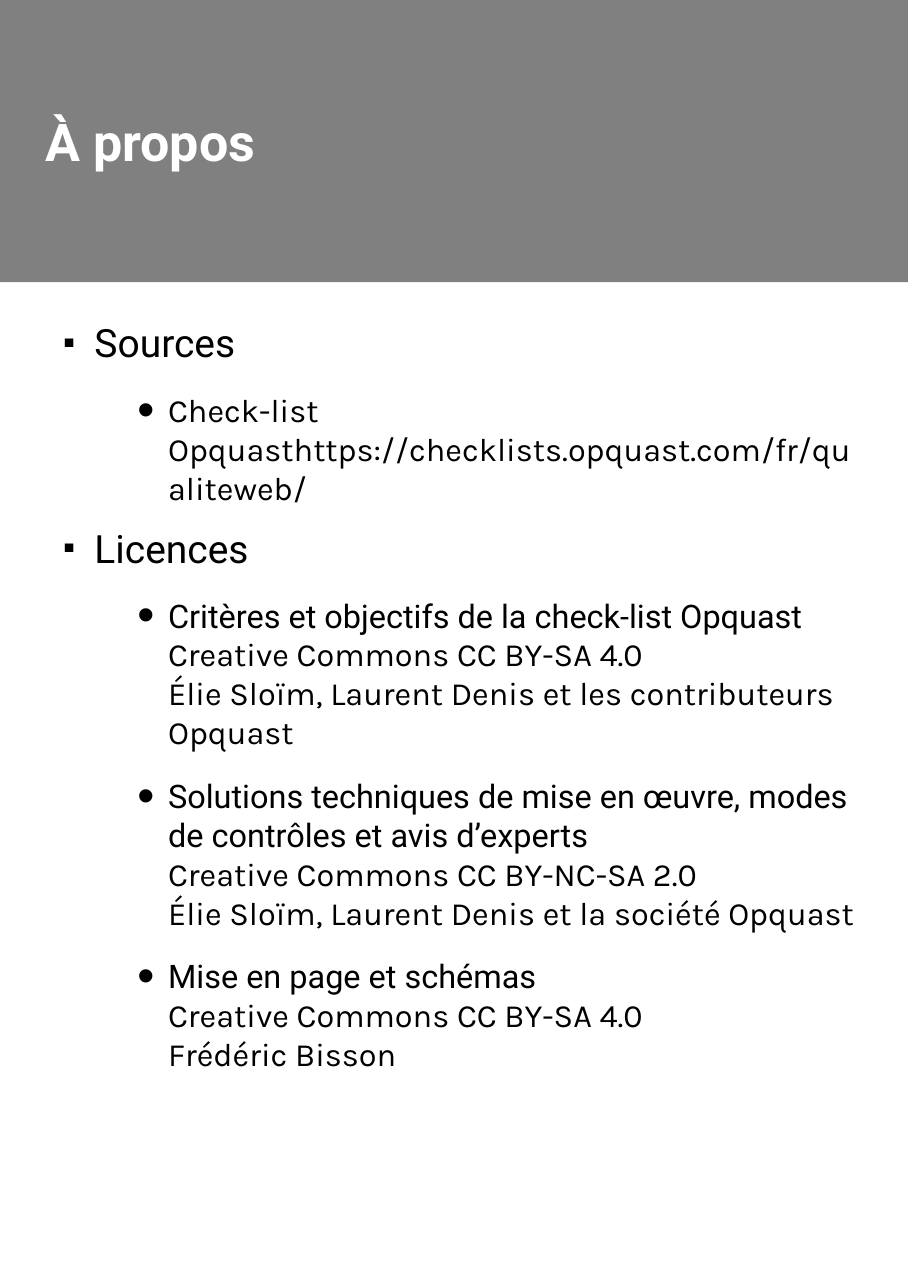
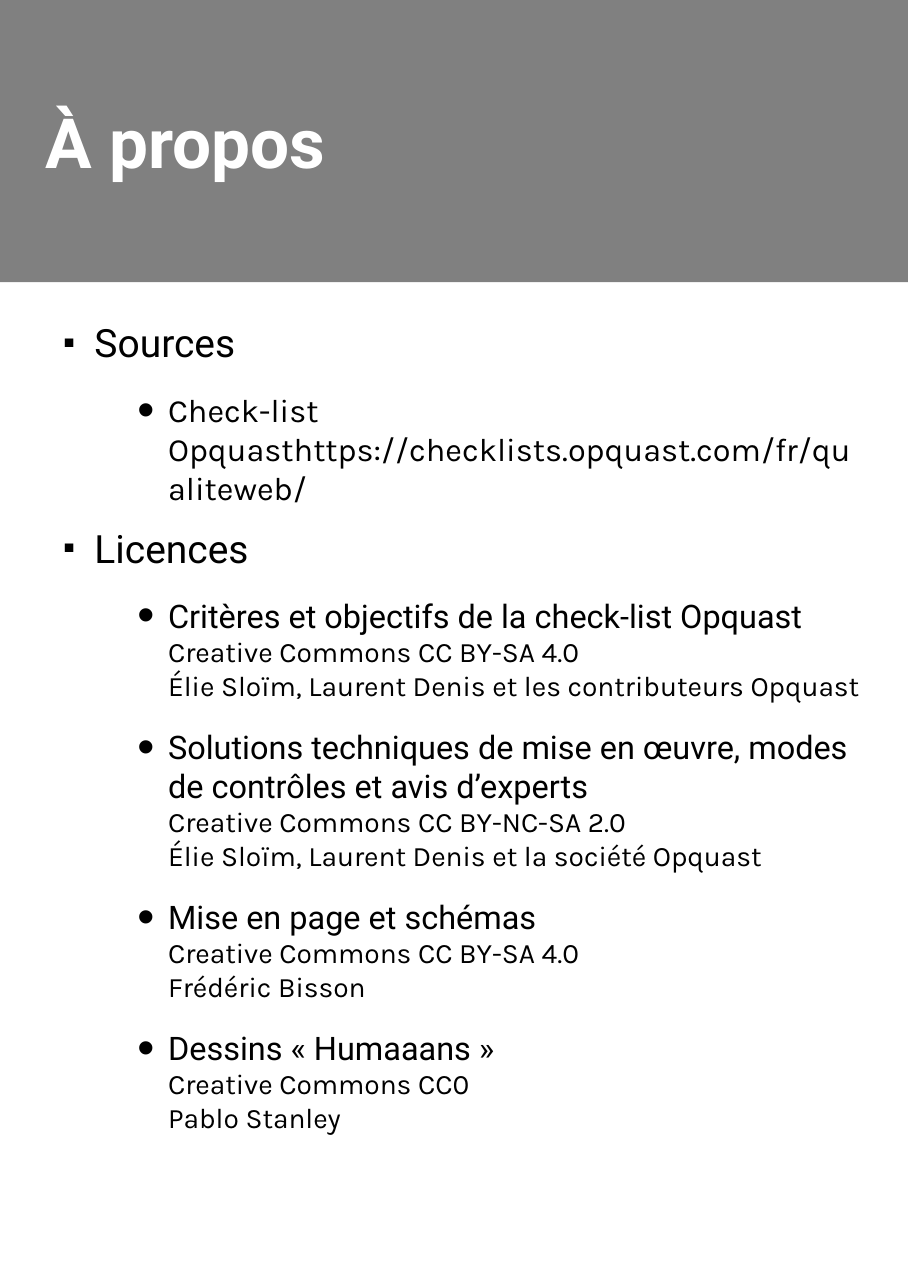
Before and after one commit to Zigazou/bonnes-pratiques-illustrees, a slide deck: slide 2 of bonnes-pratiques.odp. Drawn at 908x1288 pixels with LibreOffice and Linux fonts; fonts in the diff are those of the drawing. Boxes give left, top, right and bottom in pixels: in the first picture for what was removed or moved away, otherwise in the second. Text is boxed around its words. In the diff, an @@ line names an element or a change of style, - is before the commit and + after.

Commit message:
Quelques modifications sur la mise en page Ajout des dessins Humaaans de Pablo Stanley

```diff
--- a/bonnes-pratiques.odp
+++ b/bonnes-pratiques.odp
@@ title "À propos" at (45, 105, 325, 182): size 24 to 32 pt @@
@@ text at (168, 603, 860, 998): size 15 to 13 pt in "Creative Commons CC BY-SA 4.0 Élie Sloïm, ...", "Creative Commons CC BY-NC-SA 2.0 Élie Sloïm, ...", "Creative Commons CC BY-SA 4.0 Frédéric Bisson" @@
@@ text at (168, 1036, 471, 1135): paragraph added @@
+  • Dessins « Humaaans »
+    Creative Commons CC0
+    Pablo Stanley
```
Also in this commit, not shown: 24 other slides changed, 36 slides added, 7 other files.
